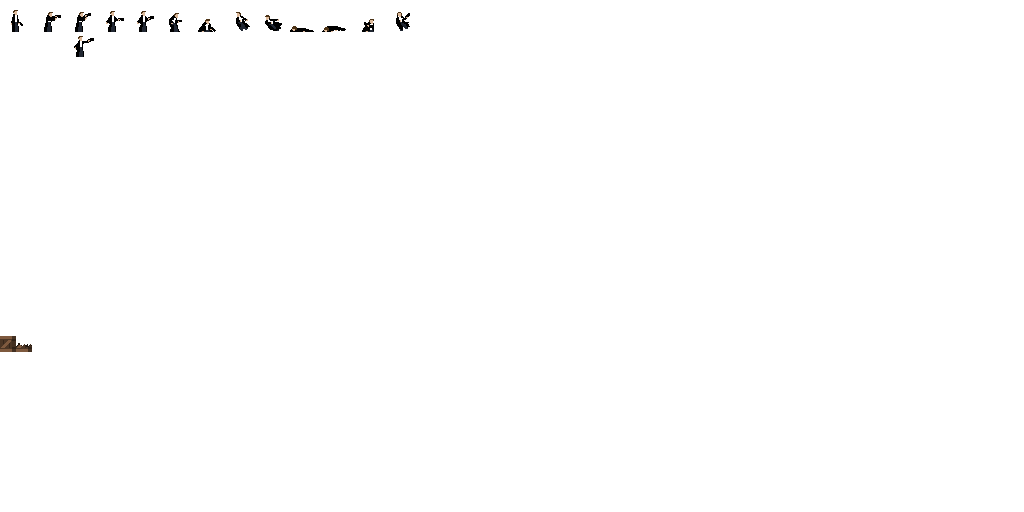
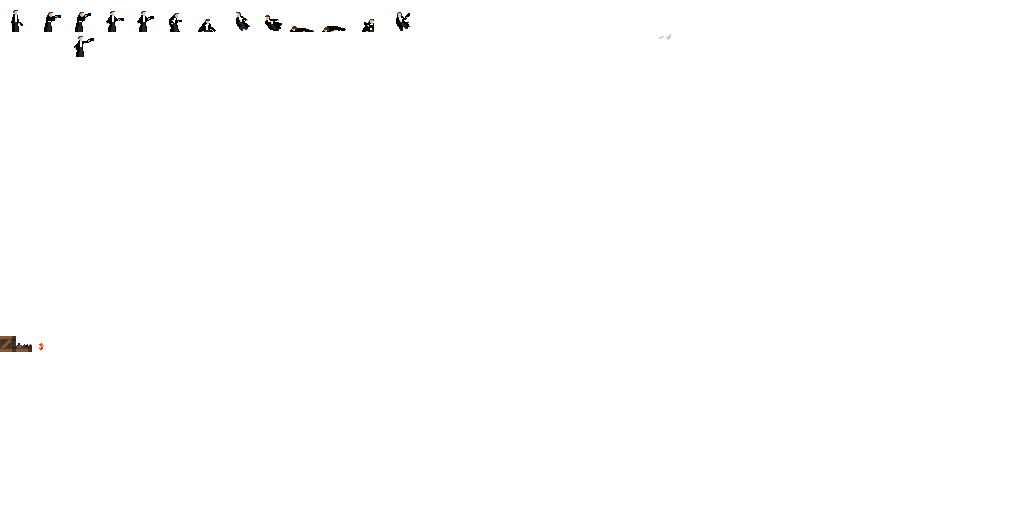
Before/after of a (1024, 512) layered artwork. What changed in the layer stack:
painted on "tiles" over [39, 34, 671, 350]
